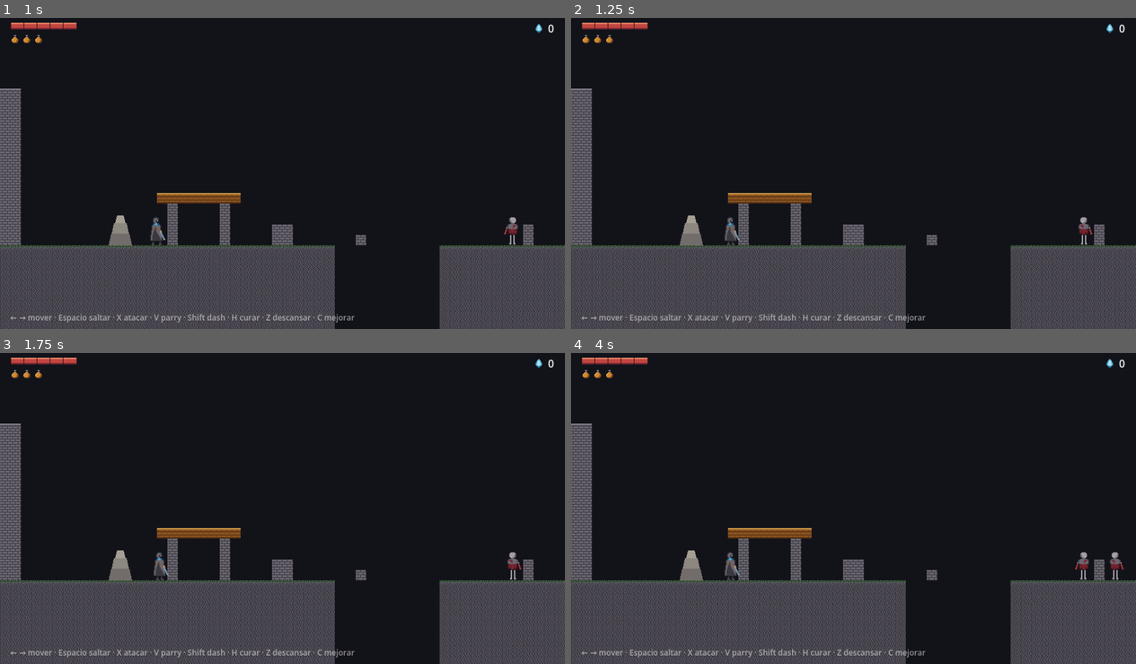
Above: before the commit, frames 1-4 (two rows, left to right).
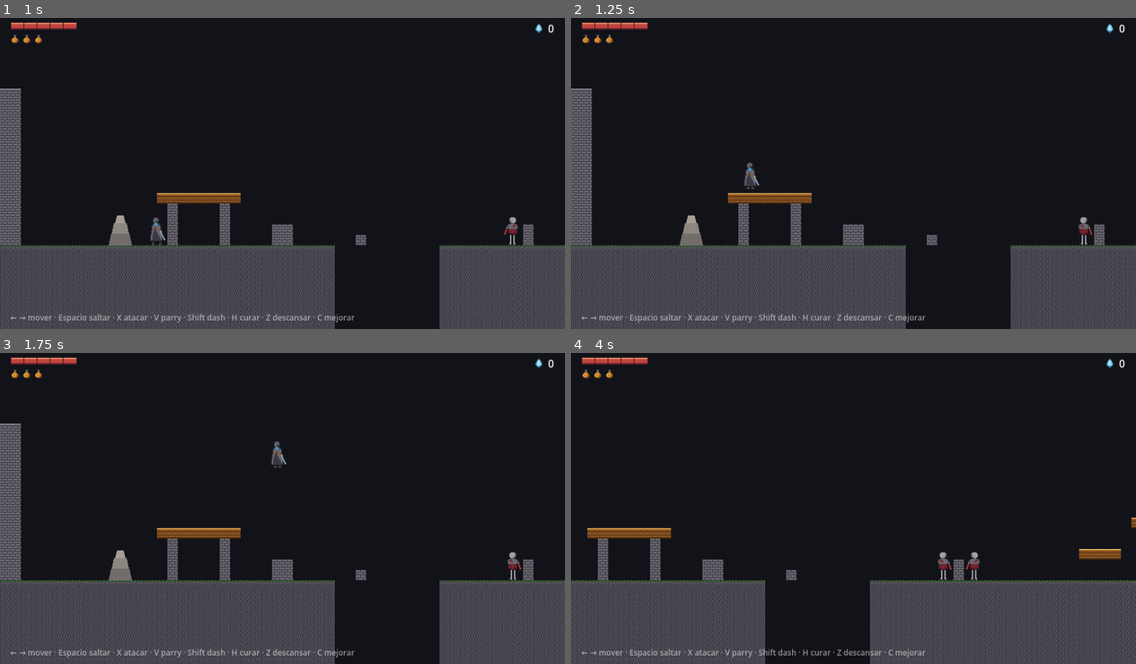
Above: after the commit, the same moments.

Repository: fcorguez92/desmemoria
Game: Godot game, scene res://game/levels/ultimo_umbral.tscn
Same seed, same stepped clock (60 frames per second), same inputs: the game is played once before the commit and once after it.
Inputs:
- Up to frame 1 (1 s): tap Enter (ui_accept) at 0.5, 0.6, 0.77 s; hold Right (ui_right) from 0.53 s (still down)
- Up to frame 2 (1.25 s): keep holding Right (ui_right); tap Enter (ui_accept) at 1.07 s
- Up to frame 3 (1.75 s): keep holding Right (ui_right); tap X (attack) at 1.35 s; tap Enter (ui_accept) at 1.52, 1.55 s
- Up to frame 4 (4 s): tap Enter (ui_accept) at 1.82, 2.3, 3.02, 3.05, 3.32, 3.77, 3.8 s; release Right (ui_right) at 2.03 s; hold Left (ui_left) 2.03-2.78 s; tap Shift (dash) at 2.1 s; hold Right (ui_right) from 2.78 s (still down); tap H (heal) at 2.85 s; tap Z (interact) at 3.6 s

Frame 1 is identical in both runs. In frame 2, 0.3% of the frame differs, in the area x 27-34%, y 46-74%; in frame 3, 0.3%; in frame 4, 19%, in the area x 0-100%, y 22-100%.

Commit message:
Make the plank tiles one-way platforms.
Planks collide only on a 4 px top strip and only from above, so the player
can walk in front of them and jump up through them.

Co-Authored-By: Claude Sonnet 5 <noreply@anthropic.com>

Diff:
--- a/game/levels/tiles_umbral.tres
+++ b/game/levels/tiles_umbral.tres
@@ -14,7 +14,8 @@
 3:0/0 = 0
 3:0/0/physics_layer_0/polygon_0/points = PackedVector2Array(-8, -8, 8, -8, 8, 8, -8, 8)
 4:0/0 = 0
-4:0/0/physics_layer_0/polygon_0/points = PackedVector2Array(-8, -8, 8, -8, 8, 8, -8, 8)
+4:0/0/physics_layer_0/polygon_0/points = PackedVector2Array(-8, -8, 8, -8, 8, -4, -8, -4)
+4:0/0/physics_layer_0/polygon_0/one_way = true
 
 [resource]
 tile_size = Vector2i(16, 16)
--- a/tests/smoke_test.gd
+++ b/tests/smoke_test.gd
@@ -46,6 +46,7 @@
 	await _test_wall_slide_and_wall_jump()
 	await _test_wall_jump_opens_the_shaft()
 	await _test_ultimo_umbral_builds_from_text_map()
+	await _test_planks_are_one_way_platforms()
 
 
 # --- Tests -------------------------------------------------------------------
@@ -574,6 +575,38 @@
 	Input.action_release("ui_right")
 	# Si cayó, murió (hay Eco) y reapareció lejos; si cruzó, sigue en la plataforma.
 	return _player.active_echo == null and _player.global_position.x > 1430.0
+
+
+
+
+func _test_planks_are_one_way_platforms() -> void:
+	print("\n[Los tablones se atraviesan desde abajo y se pisan desde arriba]")
+	if is_instance_valid(_level):
+		_level.queue_free()
+		await process_frame
+	_level = load("res://game/levels/ultimo_umbral.tscn").instantiate()
+	root.add_child(_level)
+	await process_frame
+	await process_frame
+	_player = get_first_node_in_group("player")
+	var tiles: TextTileMap = _level.get_node("Tiles")
+	# Tejado de la cabaña: fila de tablones en las columnas 15..22.
+	var roof_cell := Vector2i(18, 15)
+	_check(tiles.get_cell_atlas_coords(roof_cell) == Vector2i(4, 0), "hay un tablón donde se espera (tejado de la cabaña)")
+	var roof_top: float = tiles.to_global(tiles.map_to_local(roof_cell)).y - 8.0
+	var ground_top: float = tiles.to_global(tiles.map_to_local(Vector2i(18, 20))).y - 8.0
+	_player.global_position = Vector2(tiles.to_global(tiles.map_to_local(roof_cell)).x, ground_top - 24.0)
+	_player.velocity = Vector2.ZERO
+	await _wait(20)
+	_check(_player.is_on_floor() and _player.global_position.y > roof_top, "de pie bajo el tejado, sin que lo toque")
+	Input.action_press("ui_accept")
+	await _wait(60)
+	Input.action_release("ui_accept")
+	await _wait(30)
+	_check(_player.is_on_floor() and _player.global_position.y < roof_top, "saltando desde abajo se atraviesa el tablón y se aterriza encima")
+	_player.velocity = Vector2.ZERO
+	await _wait(20)
+	_check(_player.is_on_floor() and _player.global_position.y < roof_top, "se puede estar de pie sobre el tablón")
 
 
 # --- Utilidades --------------------------------------------------------------
Not shown, changed: docs/vertical-slice.md
